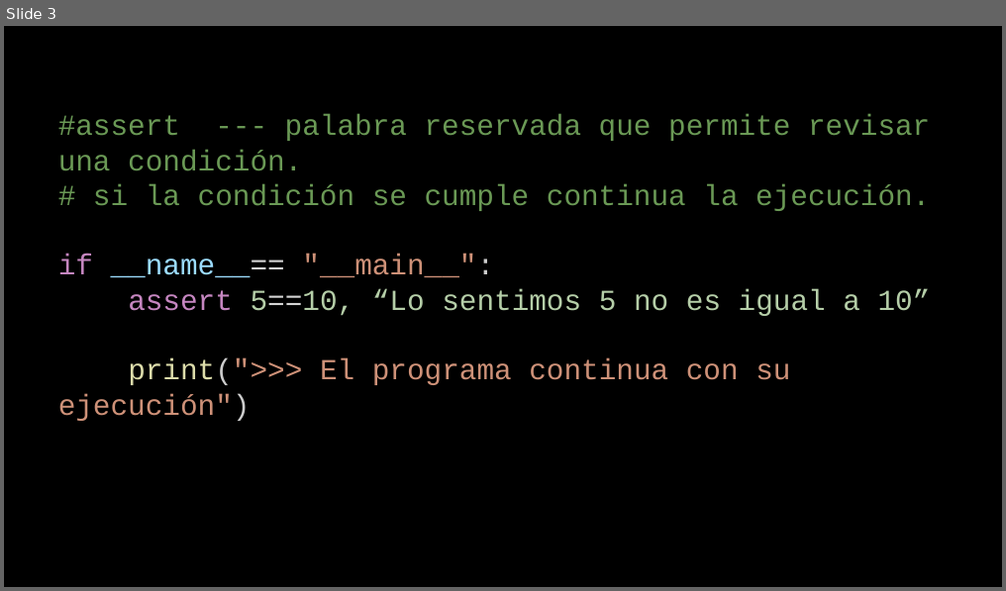
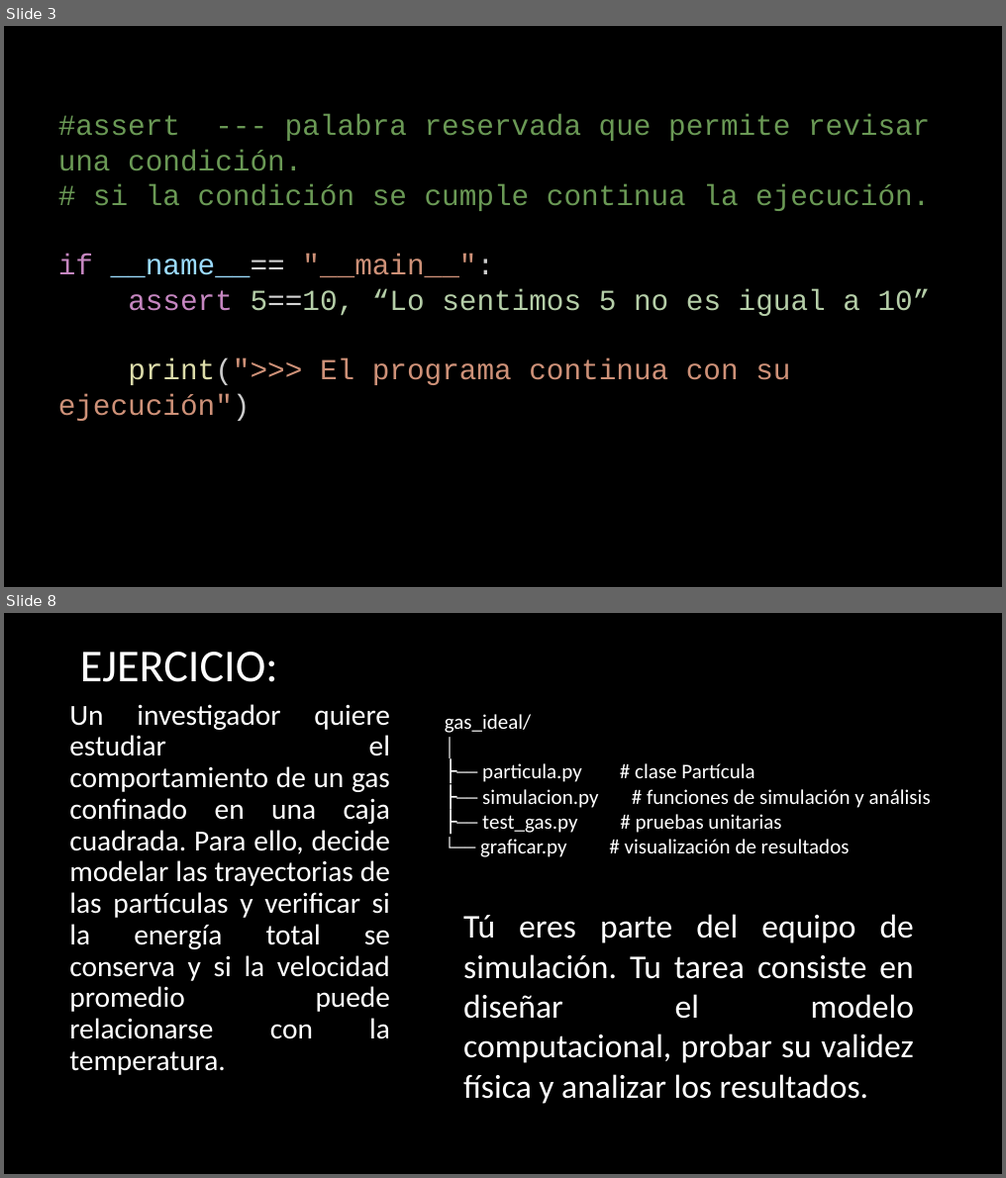
Before and after one commit to cagomezv/Desarrollo_Software, a slide deck: 9TestUnit/2.Unittest.pptx. Shown one above the other, each under a label of ours: slide 3 before the commit, slides 3 and 8 after it; the slides between them are not shown. The pictures are 1006x591 and 1006x1178 pixels, drawn with LibreOffice and Linux fonts; fonts in the diff are those of the drawing. Boxes give left, top, right and bottom in pixels: in the first picture for what was removed or moved away, otherwise in the second. Text is boxed around its words. In the diff, an @@ line names an element or a change of style, - is before the commit and + after.

```diff
--- a/9TestUnit/2.Unittest.pptx
+++ b/9TestUnit/2.Unittest.pptx
@@ slide 8 added at (x1=4, y1=613, x2=1002, y2=1174), background #000000 @@
@@ title added at (x1=80, y1=652, x2=278, y2=682), 44 pt, text #FFFFFF @@
+EJERCICIO:
@@ text added at (x1=69, y1=704, x2=390, y2=1075), 28 pt, text #FFFFFF @@
+Un investigador quiere estudiar el comportamiento de un gas confinado en una caja cuadrada. Para ello, decide modelar las trayectorias de las partículas y verificar si la energía total se conserva y si la velocidad promedio puede relacionarse con la temperatura.
@@ text added at (x1=445, y1=714, x2=931, y2=858), 20 pt, text #FFFFFF @@
+gas_ideal/
+│
+├── particula.py # clase Partícula
+├── simulacion.py # funciones de simulación y análisis
+├── test_gas.py # pruebas unitarias
+└── graficar.py # visualización de resultados
@@ text added at (x1=463, y1=914, x2=914, y2=1104), 32 pt, text #FFFFFF @@
+Tú eres parte del equipo de simulación. Tu tarea consiste en diseñar el modelo computacional, probar su validez física y analizar los resultados.
```
Also in this commit, not shown: 4 other slides added, 2 other files.
